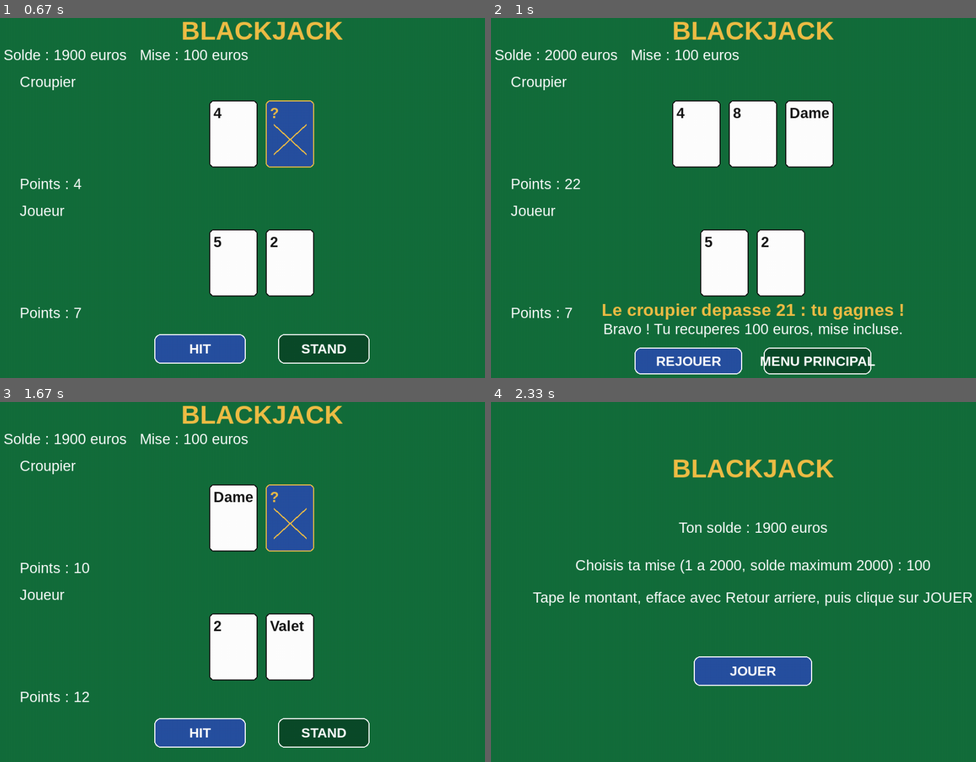
Above: before the commit, frames 1-4 (two rows, left to right).
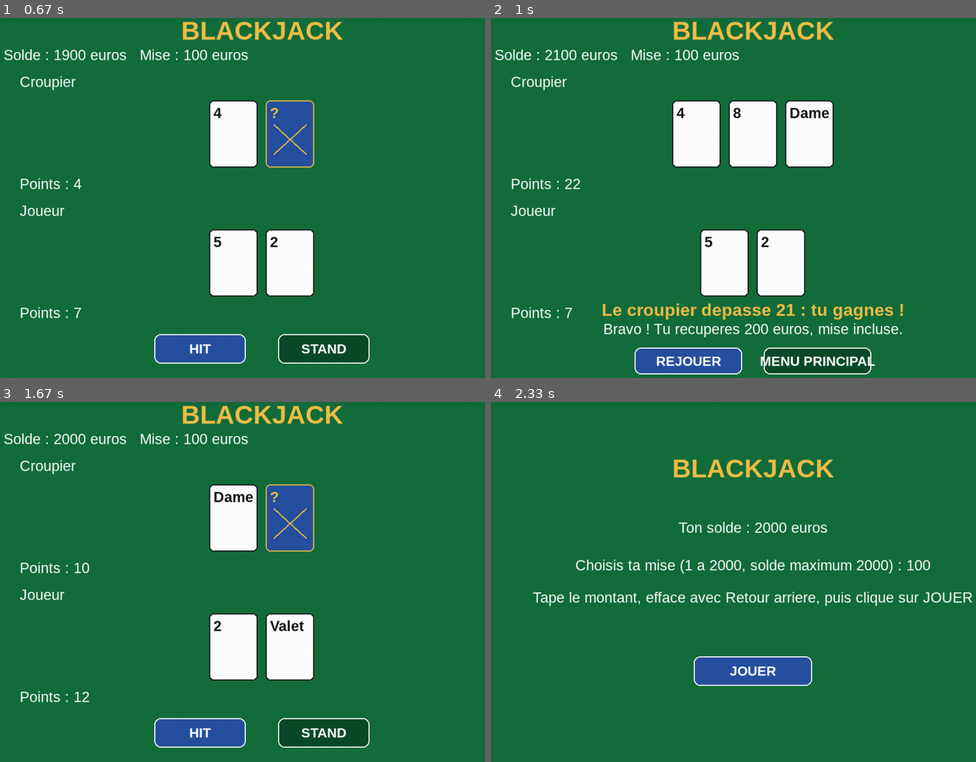
Above: after the commit, the same moments.

Repository: LawBypass/Royal-Casino
Game: pygame game, started from BLACKJACK/blackjackv3.py
Same seed, same stepped clock (60 frames per second), same inputs: the game is played once before the commit and once after it.
Inputs:
- Up to frame 1 (0.67 s): click "JOUER" at 0.38 s
- Up to frame 2 (1 s): click "STAND" at 0.72 s
- Up to frame 3 (1.67 s): click "REJOUER" at 1.05 s; click "JOUER" at 1.38 s
- Up to frame 4 (2.33 s): click "STAND" at 1.72 s; click "REJOUER" at 2.05 s

Frame 1 is identical in both runs. In frame 2, less than 0.1% of the frame differs, in the area x 12-54%, y 8-88%; in frame 3, less than 0.1%; in frame 4, less than 0.1%.

Commit message:
Adjust payout calculation and update quit comment
Removed limit on returned amount after a win and updated quit comment.

Diff:
--- a/BLACKJACK/blackjackv3.py
+++ b/BLACKJACK/blackjackv3.py
@@ -325,7 +325,7 @@
             else:
                 type_gain = "defaite"
 
-            argent_rendu = min(int(mise * multiplicateurs_gains[type_gain]), 2000 - solde)
+            argent_rendu = int(mise * multiplicateurs_gains[type_gain])
             solde += argent_rendu
 
             if type_gain == "defaite":
@@ -399,5 +399,5 @@
     pygame.display.flip()
     horloge.tick(60)
 
-# Fermeture de Pygame
+# quitter
 pygame.quit()
